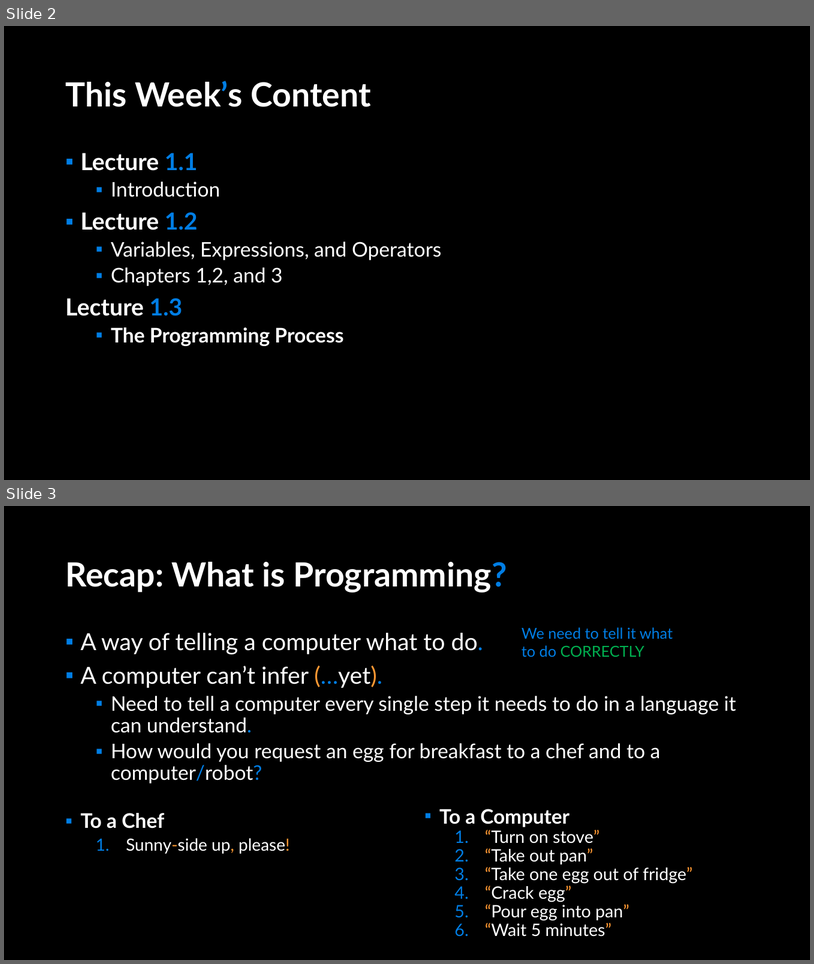
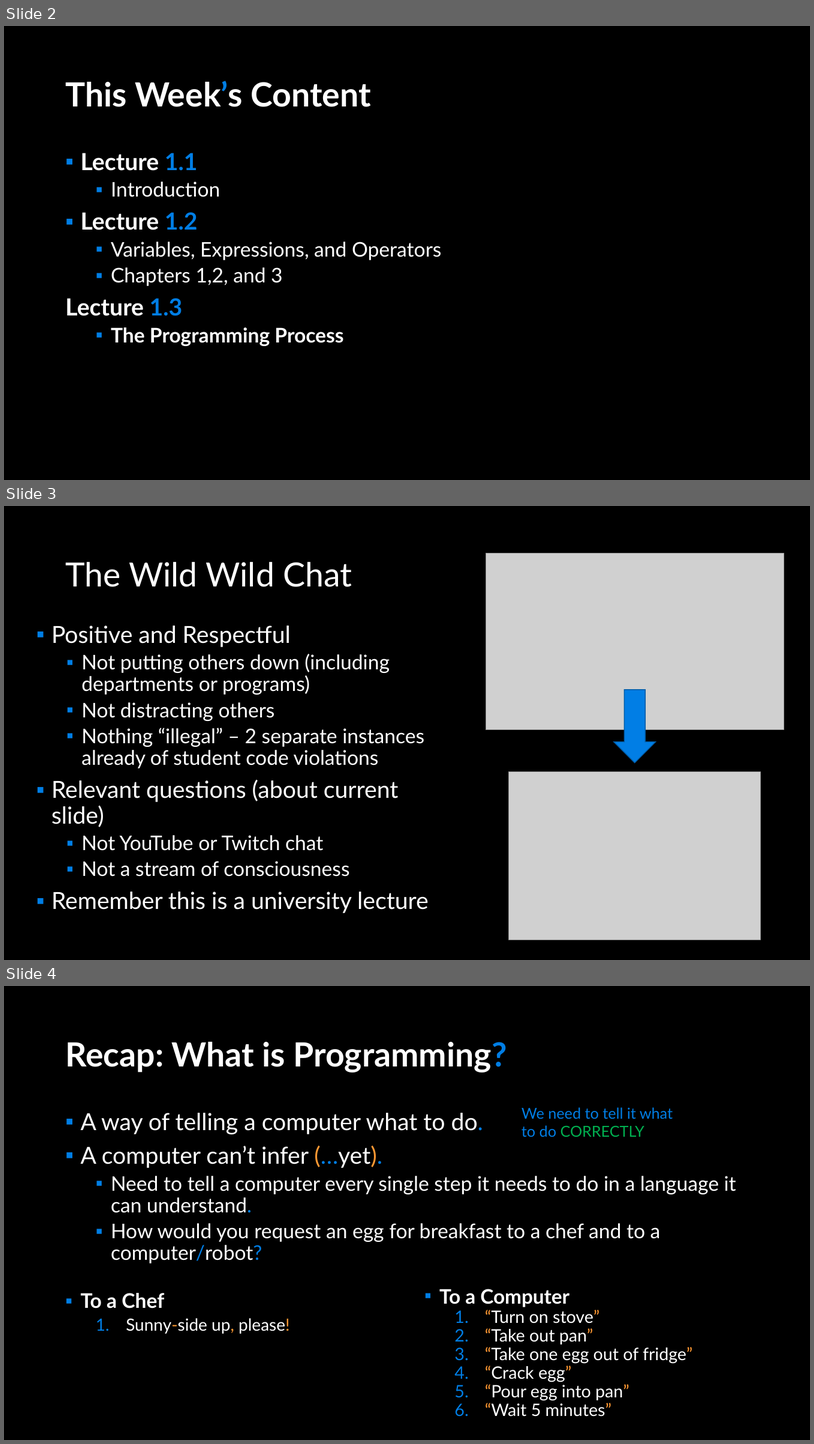
Before and after one commit to APS106/APS106-winter-2022-material, a slide deck: lectures/week1/lecture3/slides/week1_lecture3.pptx. Shown one above the other, each under a label of ours: slides 2 and 3 before the commit, slides 2, 3 and 4 after it. The pictures are 814x964 and 814x1444 pixels, drawn with LibreOffice and Linux fonts; fonts in the diff are those of the drawing; grey boxes stand for pictures; background and template pictures are left out. Boxes give left, top, right and bottom in pixels: in the first picture for what was removed or moved away, otherwise in the second. Text is boxed around its words. In the diff, an @@ line names an element or a change of style, - is before the commit and + after.

```diff
--- a/lectures/week1/lecture3/slides/week1_lecture3.pptx
+++ b/lectures/week1/lecture3/slides/week1_lecture3.pptx
@@ slide 3 added at bbox=[4, 506, 810, 960], background picture (left out) @@
@@ picture added at bbox=[486, 553, 785, 729] @@
@@ title added at bbox=[65, 562, 352, 587], 39.6 pt, text #FFFFFF @@
+The Wild Wild Chat
@@ text added at bbox=[51, 625, 429, 913], 24 pt, text #FFFFFF @@
+▪ Positive and Respectful
+  ▪ Not putting others down (including departments or programs)
+  ▪ Not distracting others
+  ▪ Nothing “illegal” – 2 separate instances already of student code violations
+▪ Relevant questions (about current slide)
+  ▪ Not YouTube or Twitch chat
+  ▪ Not a stream of consciousness
+▪ Remember this is a university lecture
@@ down arrow added at bbox=[614, 690, 656, 762], fill #017EE5, outline #015DA9 1 pt @@
@@ picture added at bbox=[509, 772, 761, 940] @@
@@ what was slide 3 is now slide 4 @@
```
Also in this commit, not shown: 5 slides changed, 5 other slides added, 1 slide removed, 13 other files.
